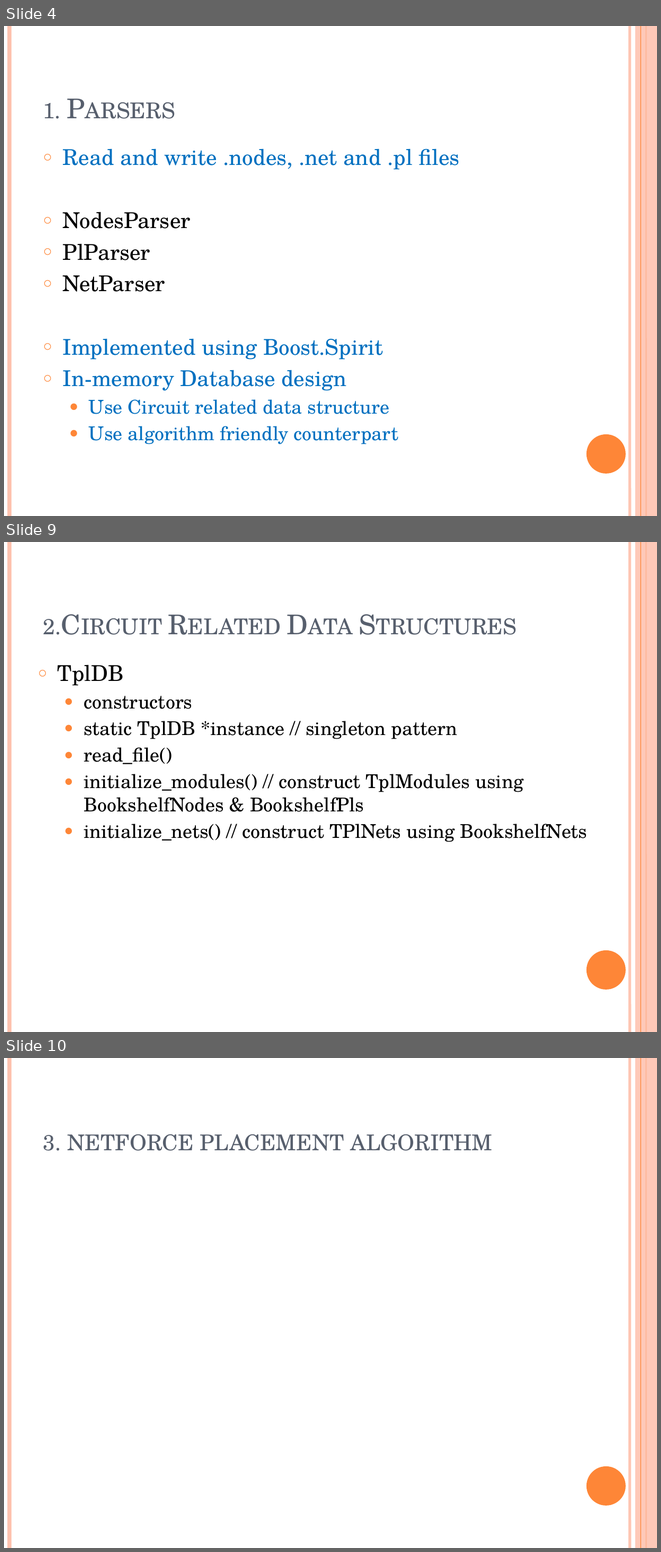
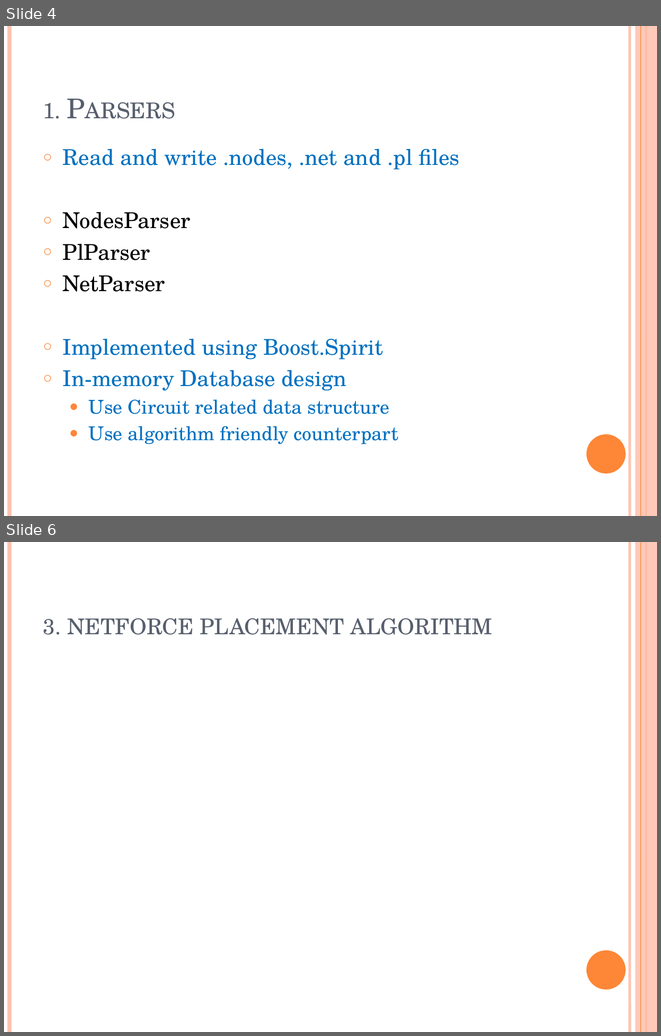
Before and after one commit to marcusgao94/TPL, a slide deck: TPL.pptx. Shown one above the other, each under a label of ours: slides 4, 9 and 10 before the commit, slides 4 and 6 after it; the slides between them are not shown. The pictures are 661x1552 and 661x1036 pixels, drawn with LibreOffice and Linux fonts; fonts in the diff are those of the drawing; grey boxes stand for pictures. Boxes give left, top, right and bottom in pixels: in the first picture for what was removed or moved away, otherwise in the second. Text is boxed around its words. In the diff, an @@ line names an element or a change of style, - is before the commit and + after.

```diff
--- a/TPL.pptx
+++ b/TPL.pptx
@@ slide 9 removed at (4, 542, 657, 1032), background #FFFFFF; not listed: 6 template elements that a slide beside it also shows @@
@@ title removed at (43, 619, 61, 635) @@
-2.Circuit Related Data Structures
@@ text removed at (58, 664, 587, 842) @@
-○ TplDB
-  ● constructors
-  ● static TplDB *instance // singleton pattern
-  ● read_file()
-  ● initialize_modules() // construct TplModules using BookshelfNodes & BookshelfPls
-  ● initialize_nets() // construct TPlNets using BookshelfNets
@@ what was slide 10 is now slide 6 @@
```
Also in this commit, not shown: 5 slides changed, 2 slides added, 3 other slides removed.
